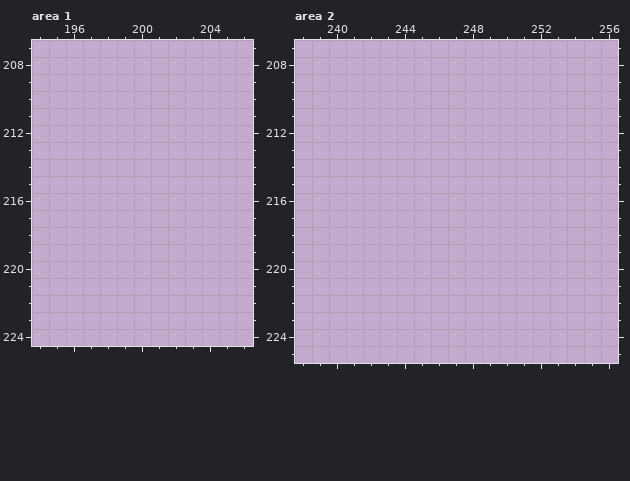
A pixel-art file gets an edit: tinycromancer/sprites/UI.aseprite. Above, as it was before the edit.
412x242 pixels, 1 frame. Colours within 5 levels of each other are drawn and written as one. Shown: area 1: x 194..206, y 207..224; area 2: x 238..256, y 207..225. The commit also changed other parts of the picture, which this record leaves out.
Visible layers, top first: "Layer 1", "Layer 2".
Palette (. is transparent): 
After the commit:
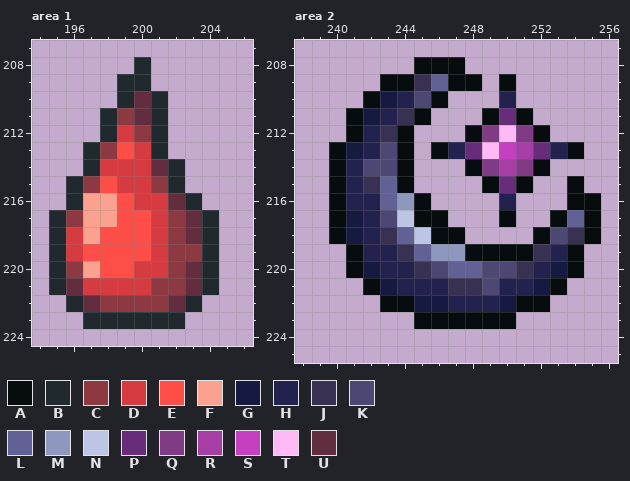
Colours new in this view: A #070c0e  B #1f292e  C #8c3941  D #d53b41  E #ff4e47  F #faa190  G #171a40  H #23214e  J #383152  K #4c4873  L #616195  M #8e98be  N #bcc5e4  P #672d7a  Q #803b85  R #a73ea6  S #c63fc1  T #ffb9f4  U #632d40
The exact change:
Changed rows in their new state; - is an unchanged pixel.
Area 1, layer "Layer 1":
first column x 195:
208 -----B----
209 ----BB----
210 ----BUB---
211 ---BCUB---
212 ---BDCB---
213 --BCEDB---
214 --BDDDUB--
215 -BCEDDCB--
216 -BFFEDDUB-
217 BCFFEEDCUB
218 BDFEEEDCUB
219 BDEEEEDCCB
220 BCFEEDDCUB
221 BUDDDDCCUB
222 -BUCCCCUB-
223 --BBBBBB--
Area 2, layer "Layer 1":
first column x 240:
208 -----AAA--------
209 ---AAJLAA-A-----
210 --AGHKA---H-----
211 -AGHJA---APA----
212 -AHJA---AQTQA---
213 AGHKA-AHPTSRPHA-
214 AHKKA---AQRQA---
215 AHJLA----APA--A-
216 AHHLMA----H---AA
217 AGHKNAA---A--ALA
218 AGHJLNAA----AKJA
219 -AHHJLMMAAAAJHA-
220 -AGHHJKLLKKJHGA-
221 --AGHHHJJKHHGA--
222 ---AAGGHHHGAA---
223 -----AAAAAA-----
Pixel boxes of the changes (left, top, right, bottom) in both pictures:
added: (49, 57, 219, 329)
added: (329, 57, 601, 329)
